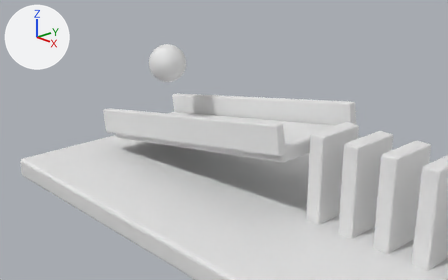
An edit to the Blender file global_shorts_render_lab/output/motion_logic_proxy/motion_logic_proxy.blend, drawn before and after from the same camera.
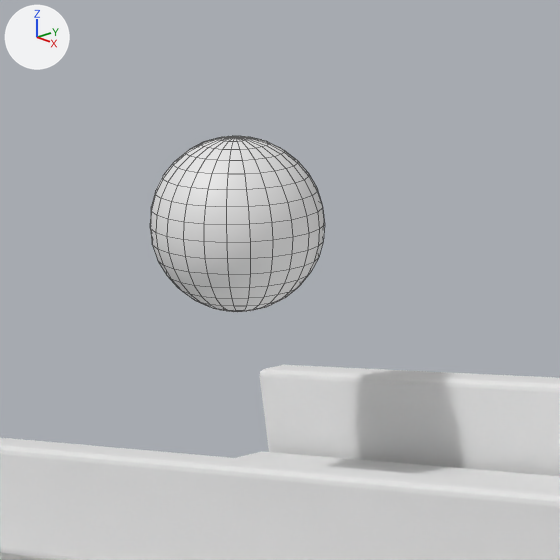
Each version is shown from a 50 mm lens placed at (4.59, -6.84, 3.99), pointed at (-3.19, 0.41, 0.38), then close up on the part from 26% to 53% of the width and 5% to 48% of the height. The axes (+X, +Y, +Z) are drawn at upper left. The lights are the same throughout. The first two pictures are the older version. The close-ups show mesh edges as thin lines.

Names of what the first close-up shows: 'BlueMarble', 'Rail', 'Rail.001', 'Ramp'.
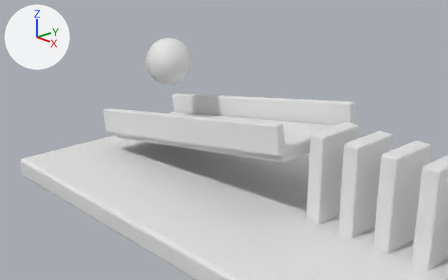
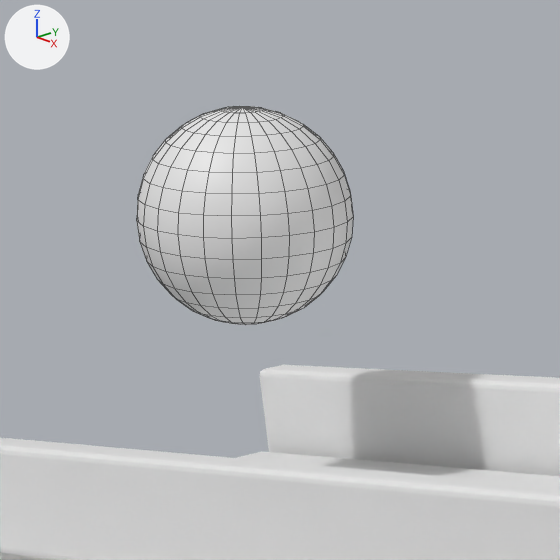
Boxes [x1, y1, x2, y2] around the edits, measured in the close-ups (560 x 560 px):
'BlueMarble', reshaped, moved (23% wider, 24% taller)
    before: [150, 136, 325, 312]
    after: [137, 106, 353, 325]

What the commit changed:
me_sphere is used by ob_bluemarble; location (-4.25, 0.0, 1.68).
me_sphere had 362 vertices, 384 faces and spanned x -0.34..0.34, y -0.34..0.34, z -0.34..0.34.
me_sphere now has 362 vertices, 384 faces and spans x -0.42..0.42, y -0.42..0.42, z -0.42..0.42.
me_sphere part 1: 362 vertices removed from x -0.34..0.34, y -0.34..0.34, z -0.34..0.34; 362 vertices added at x -0.42..0.42, y -0.42..0.42, z -0.42..0.42, forming a UV sphere (24 segments, 16 rings, poles along z).
Object 'BlueMarble' (ob_bluemarble) moves from (-4.25, 0.0, 1.68) to (-4.2, 0.0, 1.72).
